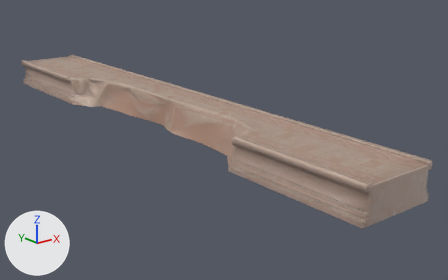
One commit to the FBX model Assets/GameMain/Meshes/路段/左侧边缺口两格.fbx: the scene before it, then after it.
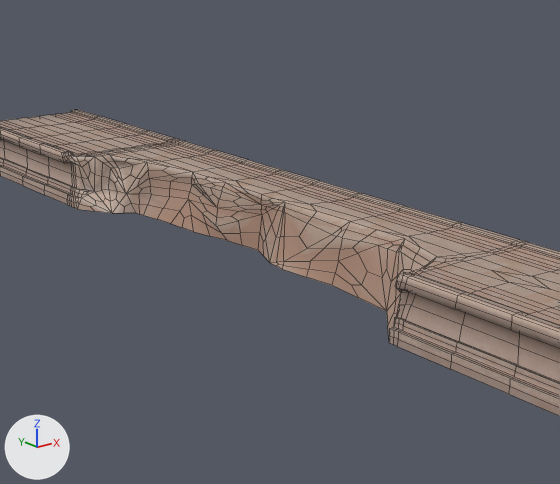
Old and new are each drawn whole from a 50 mm lens placed at (7.4, -3.4, 6.2), pointed at (23.4, 16.6, -1.8) and again close up on the part from 8% to 70% of the width and 0% to 86% of the height. The axes (+X, +Y, +Z) are drawn at lower left. The lights are the same throughout. The first two pictures are the older version. The close-ups show mesh edges as thin lines. Where no turn or scale is listed for an object, it has been applied to the vertices.

Objects in the first close-up: '平面.024'.
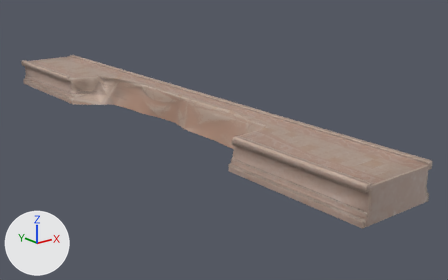
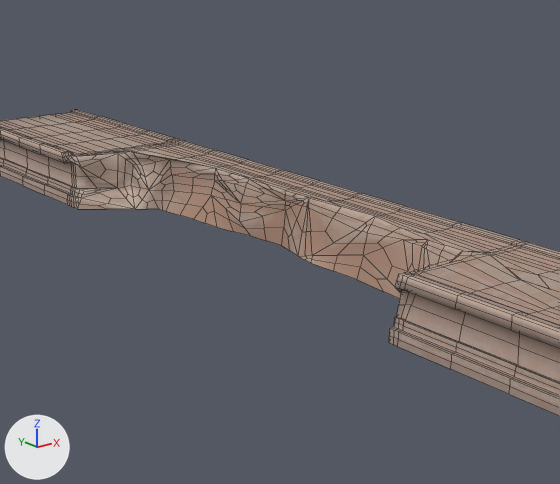
The change, as a diff of the scene's bpy script:
```diff
--- a/Assets/GameMain/Meshes/路段/左侧边缺口两格.fbx.py
+++ b/Assets/GameMain/Meshes/路段/左侧边缺口两格.fbx.py
@@ me_网格 @@
 me_网格.from_pydata(...)  # 1385 vertices, 1342 faces; spans x -1.5..1.6, y -13.4..10.8, z -1.2..0.1
 # used by ob_平面_024; location = (21.64, 19.74, 0.0)
+# me_网格 part 1: 286 of 1385 vertices moved; they spanned x -1.3..0.9, y -9.1..4.8, z -1.2..0.0 and now span x -1.2..0.9, y -9.1..4.8, z -1.2..0.0; mean shift (0.5, 0.0, 0.0); largest move (-0.5, -2.8, -1.2) -> (0.2, -2.8, -1.2)
 me_网格.materials.append(mat_材质_017)
```

What differs and where, as boxes [x1, y1, x2, y2] in the close-ups (560 x 484 px; the box of a moved part takes in the faces that stretch with it):
part 1 of me_网格, moved or reshaped: before [75, 148, 560, 336]; after [75, 148, 560, 312]
